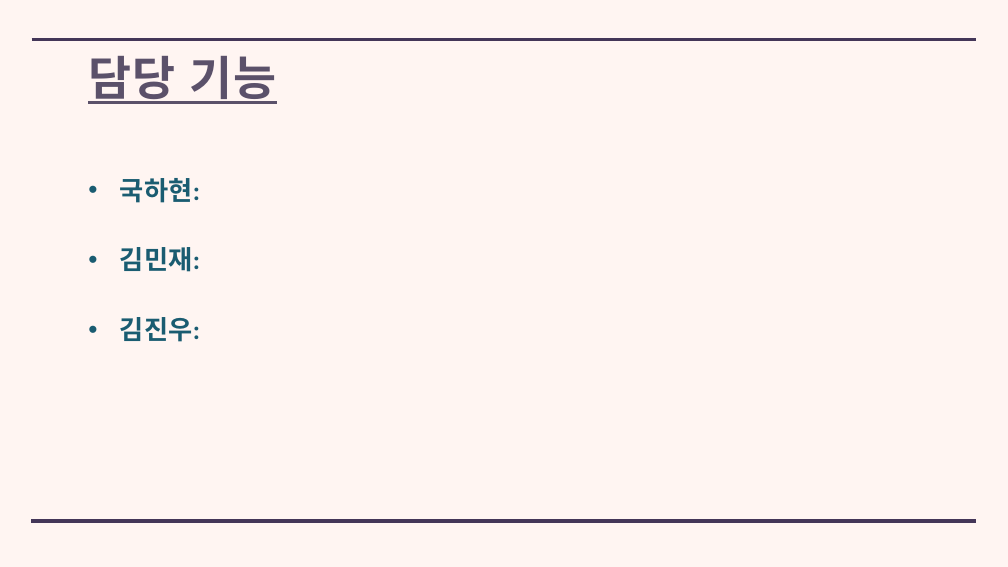
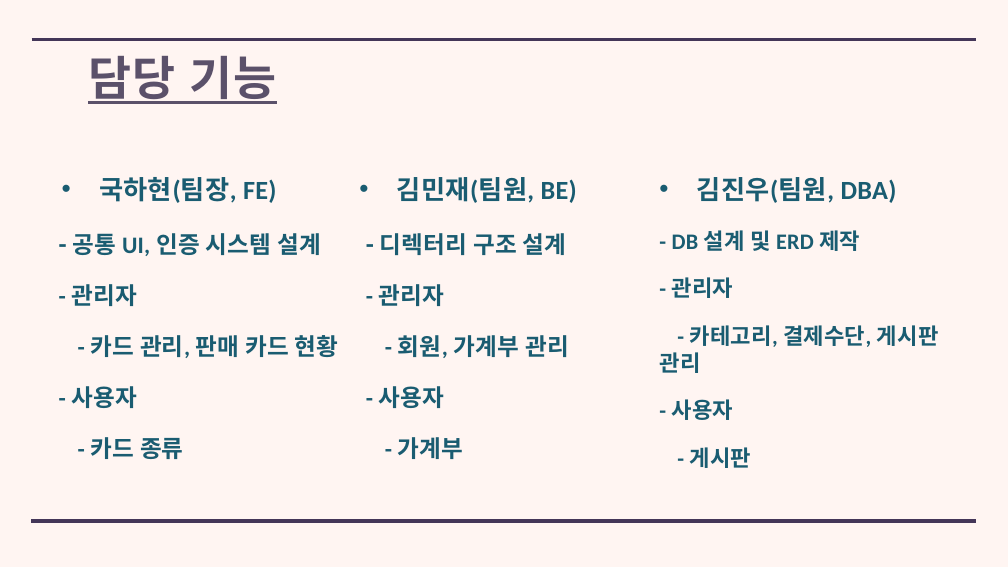
Before and after one commit to kuk0901/WingSpringBoot, a slide deck: slide 4 of ppt/WING_ 발표 PPT.pptx (slide 3 before the commit). Drawn at 1008x567 pixels with LibreOffice and Linux fonts; fonts in the diff are those of the drawing. Boxes give left, top, right and bottom in pixels: in the first picture for what was removed or moved away, otherwise in the second. Text is boxed around its words. In the diff, an @@ line names an element or a change of style, - is before the commit and + after.

```diff
--- a/ppt/WING_ 발표 PPT.pptx
+++ b/ppt/WING_ 발표 PPT.pptx
@@ text added at (99, 177, 276, 203), 50 pt, text #1A5C71, bold @@
+• 국하현(팀장, FE)
@@ text removed at (120, 178, 201, 342) @@
-• 국하현:
-• 김민재:
-• 김진우:
@@ text added at (397, 177, 577, 203), 50 pt, text #1A5C71, bold @@
+• 김민재(팀원, BE)
@@ text added at (697, 177, 897, 203), 50 pt, text #1A5C71, bold @@
+• 김진우(팀원, DBA)
@@ text added at (72, 233, 339, 459), 45 pt, text #1A5C71, bold @@
+- 공통 UI, 인증 시스템 설계
+- 관리자
+  - 카드 관리, 판매 카드 현황
+- 사용자
+  - 카드 종류
@@ text added at (379, 233, 569, 459), 45 pt, text #1A5C71, bold @@
+- 디렉터리 구조 설계
+- 관리자
+  - 회원, 가계부 관리
+- 사용자
+  - 가계부
@@ text added at (659, 230, 939, 468), 42.3 pt, text #1A5C71, bold @@
+- DB 설계 및 ERD 제작
+- 관리자
+  - 카테고리, 결제수단, 게시판 관리
+- 사용자
+  - 게시판
```
Also in this commit, not shown: 7 other slides changed, 5 slides added, 1 slide removed, 41 other files.
